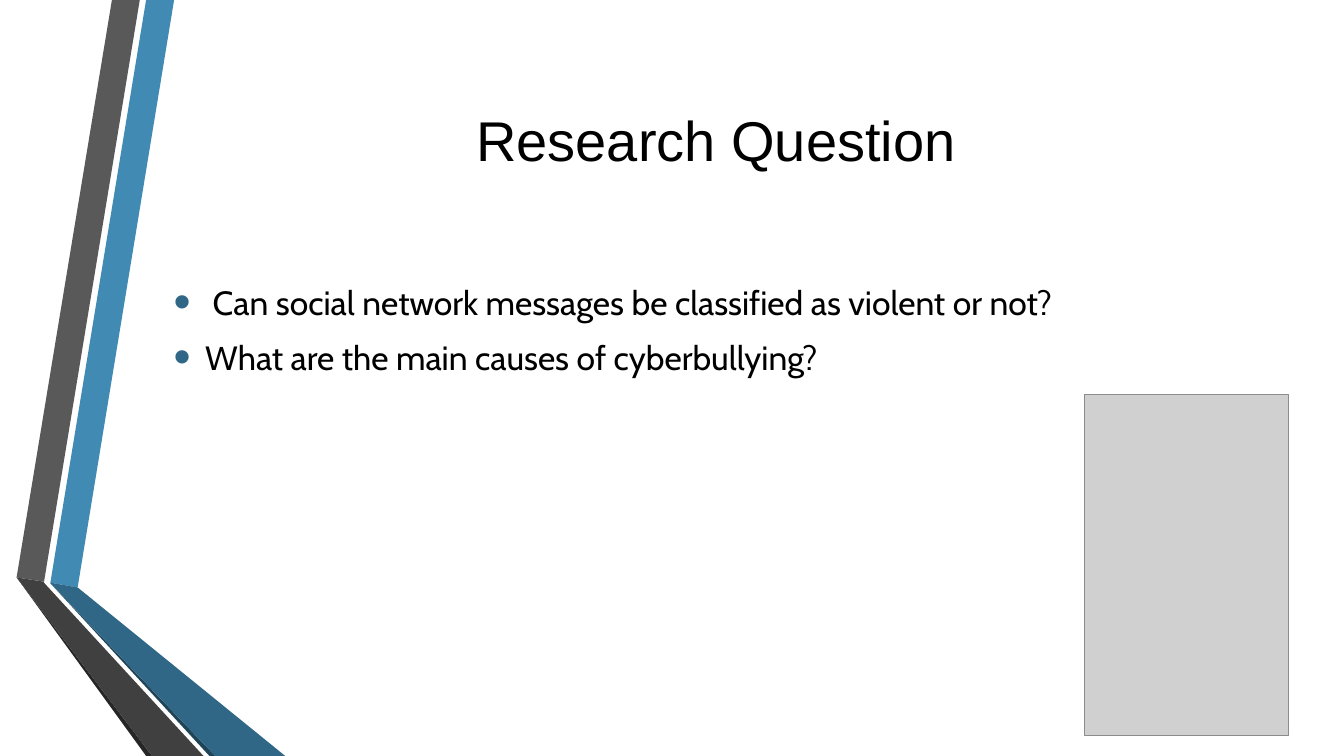
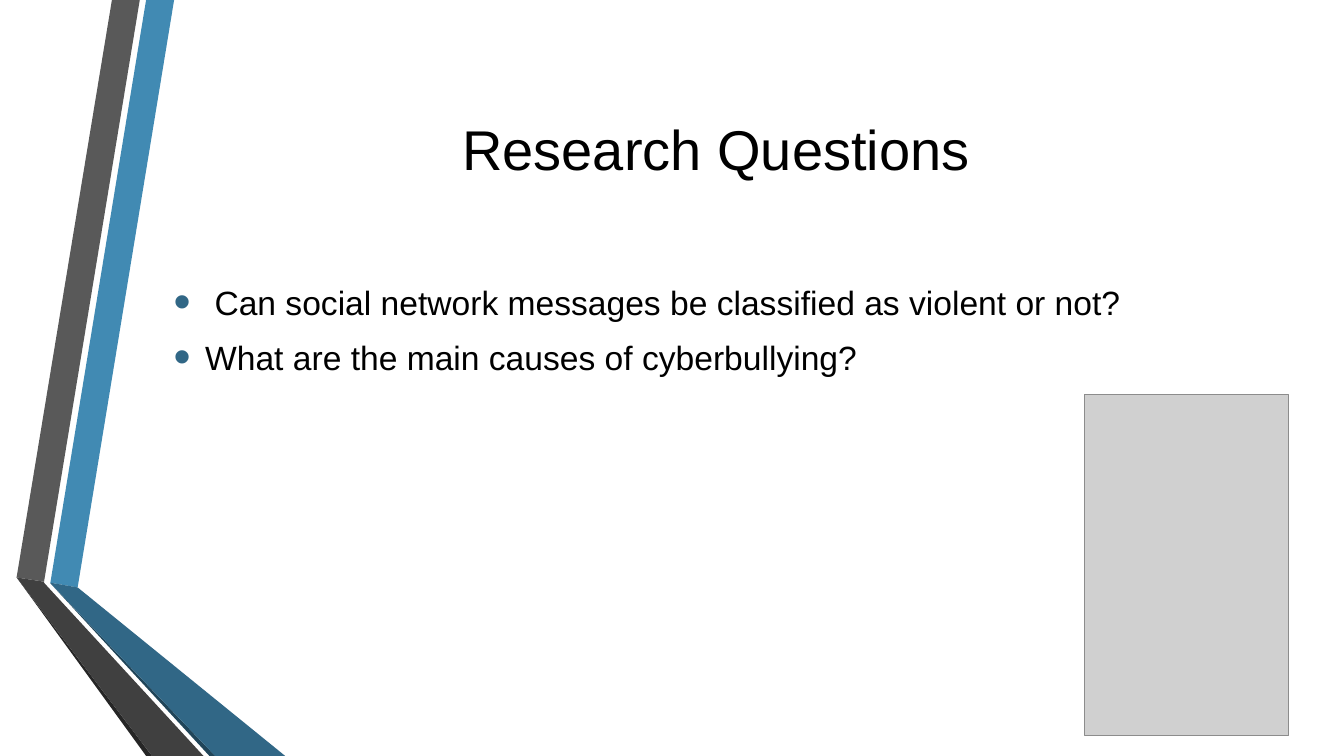
Before and after one commit to may-tal/nlpProject, a slide deck: slide 5 of CyberBullying.pptx. Drawn at 1344x756 pixels with LibreOffice and Linux fonts; fonts in the diff are those of the drawing; grey boxes stand for pictures; background and template pictures are left out. Boxes give left, top, right and bottom in pixels: in the first picture for what was removed or moved away, otherwise in the second. Text is boxed around its words. In the diff, an @@ line names an element or a change of style, - is before the commit and + after.

```diff
--- a/CyberBullying.pptx
+++ b/CyberBullying.pptx
@@ title at <box>462,129,969,180</box>: text changed @@
-Research Question
+Research Questions
@@ text "Can social network messages be ..." at <box>205,290,1120,377</box>: font Cabin to Arial @@
```
Also in this commit, not shown: 8 other slides changed, 4 slides added, 3 slides removed.
